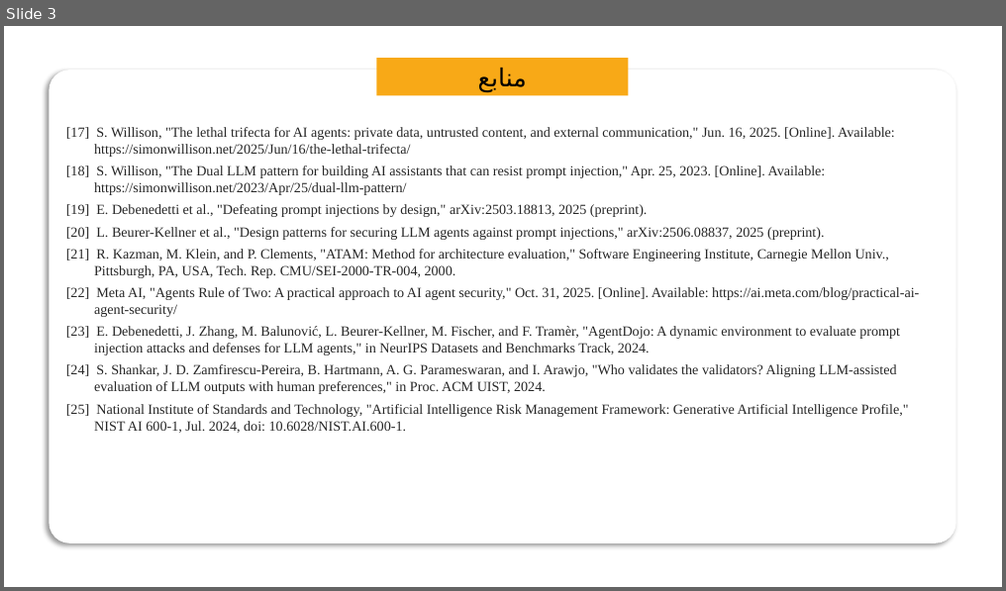
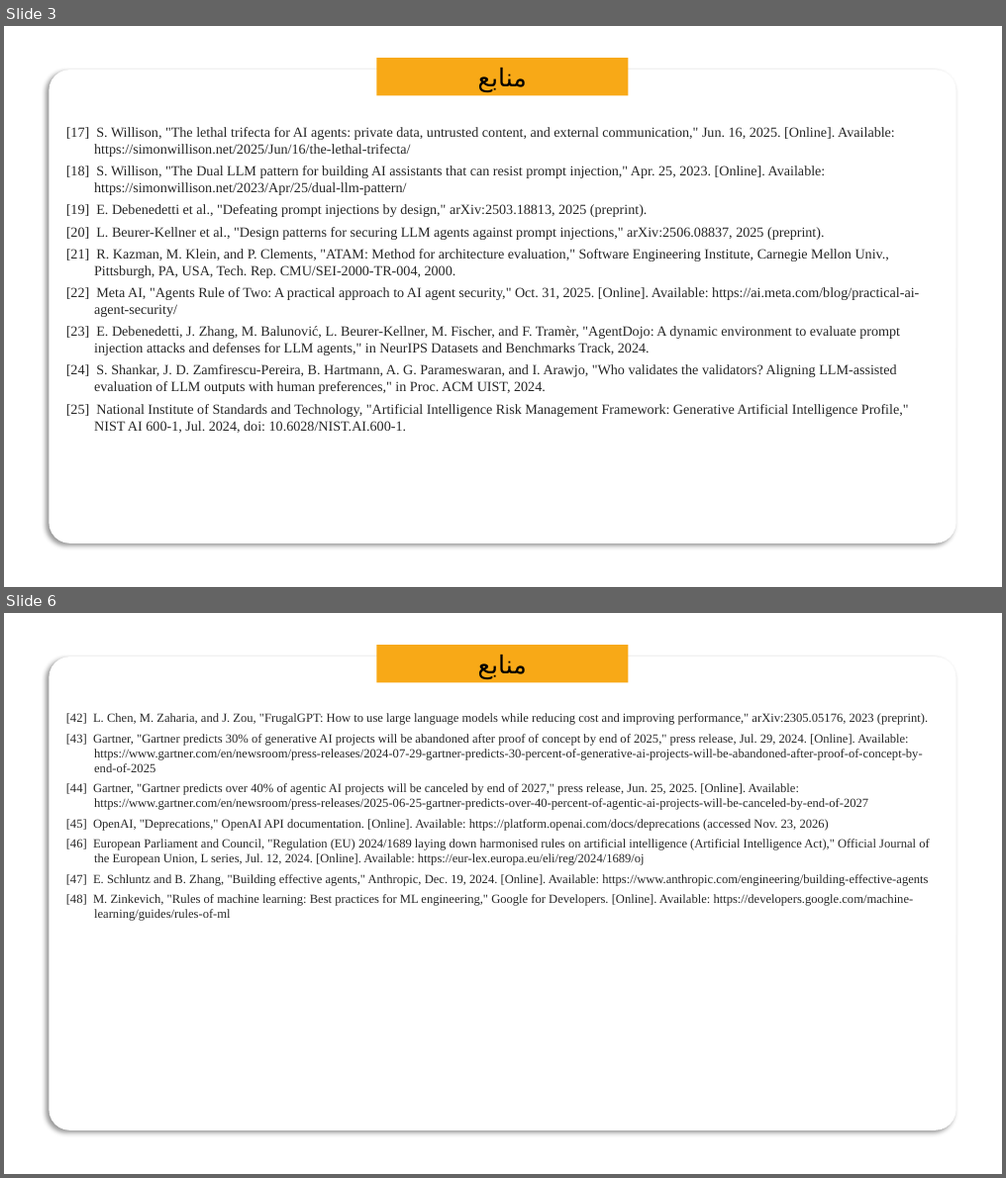
Before and after one commit to MatinGhanbari/ai-native-architecture, a slide deck: shared/slides/references.pptx. Shown one above the other, each under a label of ours: slide 3 before the commit, slides 3 and 6 after it; the slides between them are not shown. The pictures are 1006x591 and 1006x1178 pixels, drawn with LibreOffice and Linux fonts; fonts in the diff are those of the drawing. Boxes give left, top, right and bottom in pixels: in the first picture for what was removed or moved away, otherwise in the second. Text is boxed around its words. In the diff, an @@ line names an element or a change of style, - is before the commit and + after.

```diff
--- a/shared/slides/references.pptx
+++ b/shared/slides/references.pptx
@@ slide 6 added at (4,613,1002,1174), background #FFFFFF @@
@@ rounded rectangle added at (49,657,956,1131), fill #FFFFFF @@
@@ rectangle added at (377,646,629,682), fill #F8A917, 24 pt, text #000000 @@
+منابع
@@ text added at (66,713,929,921), 12 pt, text #262626 @@
+[42] L. Chen, M. Zaharia, and J. Zou, "FrugalGPT: How to use large language models while reducing cost and improving performance," arXiv:2305.05176, 2023 (preprint).
+[43] Gartner, "Gartner predicts 30% of generative AI projects will be abandoned after proof of concept by end of 2025," press release, Jul. 29, 2024. [Online]. Available: https://www.gartner.com/en/newsroom/press-releases/2024-07-29-gartner-predicts-30-percent-of-generative-ai-projects-will-be-abandoned-after-proof-of-concept-by-end-of-2025
+[44] Gartner, "Gartner predicts over 40% of agentic AI projects will be canceled by end of 2027," press release, Jun. 25, 2025. [Online]. Available: https://www.gartner.com/en/newsroom/press-releases/2025-06-25-gartner-predicts-over-40-percent-of-agentic-ai-projects-will-be-canceled-by-end-of-2027
+[45] OpenAI, "Deprecations," OpenAI API documentation. [Online]. Available: https://platform.openai.com/docs/deprecations (accessed Nov. 23, 2026)
+[46] European Parliament and Council, "Regulation (EU) 2024/1689 laying down harmonised rules on artificial intelligence (Artificial Intelligence Act)," Official Journal of the European Union, L series, Jul. 12, 2024. [Online]. Available: https://eur-lex.europa.eu/eli/reg/2024/1689/oj
+[47] E. Schluntz and B. Zhang, "Building effective agents," Anthropic, Dec. 19, 2024. [Online]. Available: https://www.anthropic.com/engineering/building-effective-agents
+[48] M. Zinkevich, "Rules of machine learning: Best practices for ML engineering," Google for Developers. [Online]. Available: https://developers.google.com/machine-learning/guides/rules-of-ml
```
Also in this commit, not shown: 2 other slides added, 6 other files.
